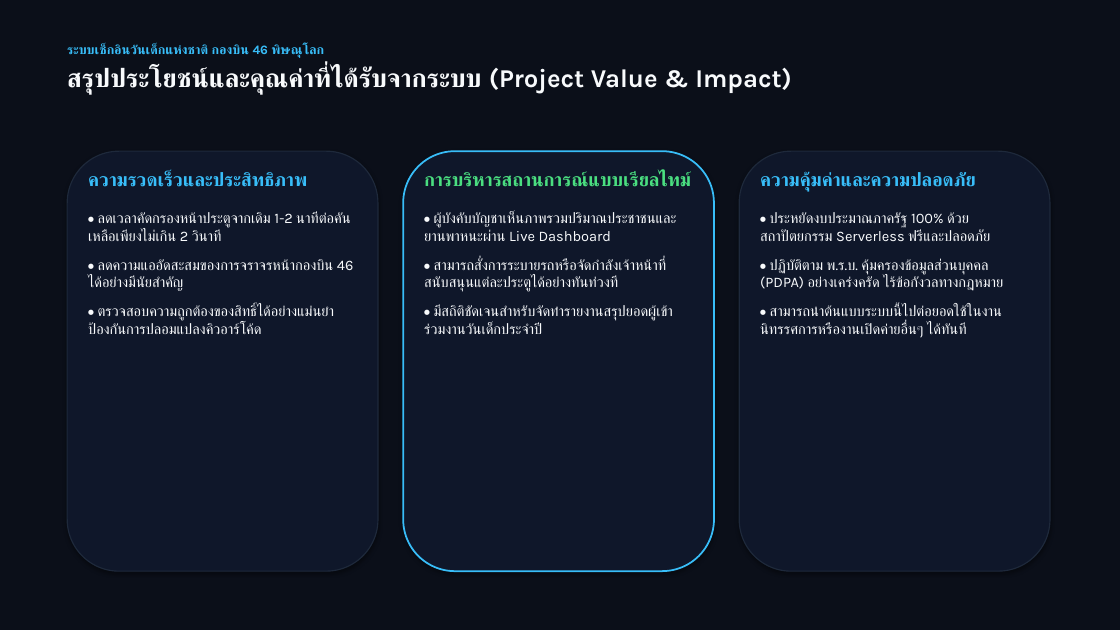
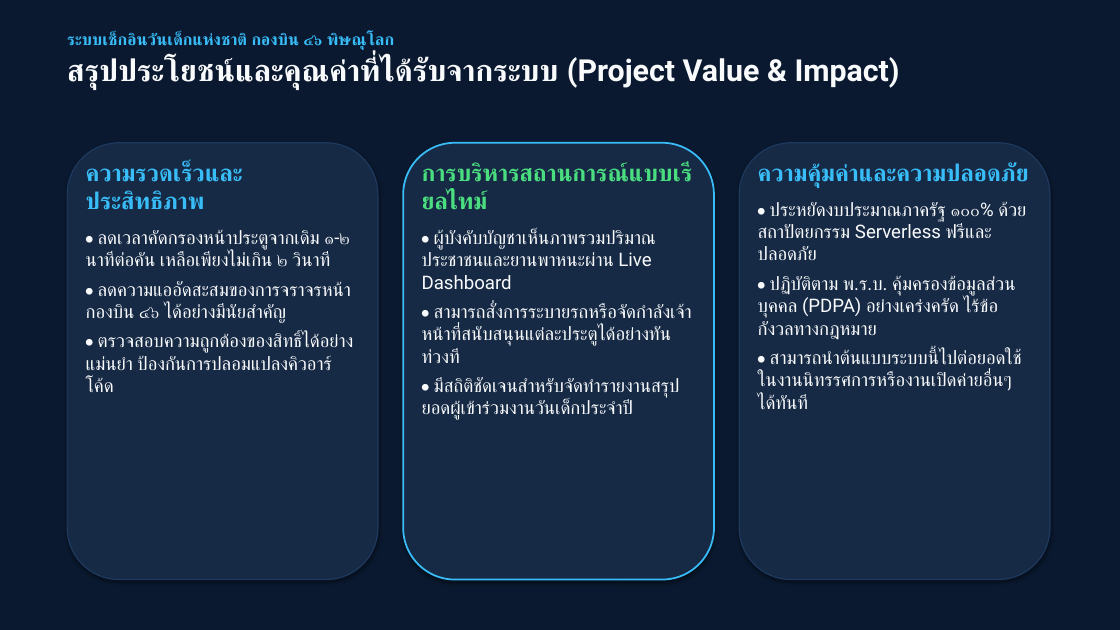
Before and after one commit to charkhrit/CDs-checkin-system, a slide deck: slide 9 of DOCs/CDs_Checkin_System_Presentation.pptx. Drawn at 1120x630 pixels with LibreOffice and Linux fonts; fonts in the diff are those of the drawing. Boxes give left, top, right and bottom in pixels: in the first picture for what was removed or moved away, otherwise in the second. Text is boxed around its words. In the diff, an @@ line names an element or a change of style, - is before the commit and + after.

Commit message:
Update docs and presentation to official TH SarabunPSK with high-res graphics and official formatting

```diff
--- a/DOCs/CDs_Checkin_System_Presentation.pptx
+++ b/DOCs/CDs_Checkin_System_Presentation.pptx
@@ background #0B0F19 to #0A192F @@
@@ text "ระบบเช็กอินวันเด็กแห่งชาติ กองบิน ๔๖ พิษณุโลก": place and size @@
-text "ระบบเช็กอินวันเด็กแห่งชาติ กองบิน ๔๖ พิษณุโลก" at (67,44,792,95)
+text "ระบบเช็กอินวันเด็กแห่งชาติ กองบิน ๔๖ พิษณุโลก" at (67,33,900,89)
@@ text at (67,33,395,51): text changed; size 11 to 14 pt; font Karla to Roboto @@
-ระบบเช็กอินวันเด็กแห่งชาติ กองบิน 46 พิษณุโลก
+ระบบเช็กอินวันเด็กแห่งชาติ กองบิน ๔๖ พิษณุโลก
@@ text at (67,57,900,89): size 22 to 26 pt, font Karla to Roboto in "สรุปประโยชน์และคุณค่าที่ได้รับจากระบบ (Project Value & Impac ..."; less space between paragraphs @@
@@ rounded rectangle: place and size @@
-rounded rectangle at (67,151,378,571)
+rounded rectangle at (67,143,378,580)
@@ rounded rectangle at (67,143,378,580): fill #0F172A to #172A45; outline #1E293B 1 pt to #1E3A5F 1 pt @@
@@ rounded rectangle: place and size @@
-rounded rectangle at (403,151,714,571)
+rounded rectangle at (403,143,714,580)
@@ rounded rectangle at (403,143,714,580): fill #0F172A to #172A45 @@
@@ rounded rectangle at (739,143,1050,580): fill #0F172A to #172A45; outline #1E293B 1 pt to #1E3A5F 1 pt @@
@@ rounded rectangle: place and size @@
-rounded rectangle at (739,151,1050,571)
+rounded rectangle at (739,143,1050,580)
@@ text at (86,162,354,392): size 16 to 20 pt in "ความรวดเร็วและประสิทธิภาพ"; font Karla to Roboto in "ความรวดเร็วและประสิทธิภาพ", "• ตรวจสอบความถูกต้องของสิทธิ์ได้อย่างแม่นยำ ป้องกันการปลอมแป ..."; size 12.5 to 16 pt in "• ตรวจสอบความถูกต้องของสิทธิ์ได้อย่างแม่นยำ ป้องกันการปลอมแป ..."; less space between paragraphs @@
@@ text "ความรวดเร็วและประสิทธิภาพ": place and size @@
-text "ความรวดเร็วและประสิทธิภาพ" at (88,172,353,334)
+text "ความรวดเร็วและประสิทธิภาพ" at (86,162,354,392)
@@ text "การบริหารสถานการณ์แบบเรียลไทม์": place and size @@
-text "การบริหารสถานการณ์แบบเรียลไทม์" at (424,172,691,334)
+text "การบริหารสถานการณ์แบบเรียลไทม์" at (422,162,692,420)
@@ text "การบริหารสถานการณ์แบบเรียลไทม์" at (422,162,692,420): size 16 to 20 pt in "การบริหารสถานการณ์แบบเรียลไทม์"; font Karla to Roboto; size 12.5 to 16 pt in "• ผู้บังคับบัญชาเห็นภาพรวมปริมาณประชาชนและยานพาหนะผ่าน Live  ...", "• สามารถสั่งการระบายรถหรือจัดกำลังเจ้าหน้าที่สนับสนุนแต่ละปร ...", "• มีสถิติชัดเจนสำหรับจัดทำรายงานสรุปยอดผู้เข้าร่วมงานวันเด็ก ..."; less space between paragraphs @@
@@ text at (758,162,1029,409): size 16 to 20 pt in "ความคุ้มค่าและความปลอดภัย"; font Karla to Roboto in "ความคุ้มค่าและความปลอดภัย", "• ปฏิบัติตาม พ.ร.บ. คุ้มครองข้อมูลส่วนบุคคล (PDPA) อย่างเคร่ ...", "• สามารถนำต้นแบบระบบนี้ไปต่อยอดใช้ในงานนิทรรศการหรืองานเปิดค ..."; size 12.5 to 16 pt in "• ปฏิบัติตาม พ.ร.บ. คุ้มครองข้อมูลส่วนบุคคล (PDPA) อย่างเคร่ ...", "• สามารถนำต้นแบบระบบนี้ไปต่อยอดใช้ในงานนิทรรศการหรืองานเปิดค ..."; less space between paragraphs @@
@@ text "ความคุ้มค่าและความปลอดภัย": place and size @@
-text "ความคุ้มค่าและความปลอดภัย" at (760,172,1003,338)
+text "ความคุ้มค่าและความปลอดภัย" at (758,162,1029,409)
@@ text at (770,201,1026,260): text changed; size 12.5 to 16 pt; font Karla to Roboto @@
-• ประหยัดงบประมาณภาครัฐ 100% ด้วยสถาปัตยกรรม Serverless ฟรีและปลอดภัย
+• ประหยัดงบประมาณภาครัฐ ๑๐๐% ด้วยสถาปัตยกรรม Serverless ฟรีและปลอดภัย
@@ text at (86,230,351,323): text changed; size 12.5 to 16 pt; font Karla to Roboto @@
-• ลดเวลาคัดกรองหน้าประตูจากเดิม 1-2 นาทีต่อคัน เหลือเพียงไม่เกิน 2 วินาที
-• ลดความแออัดสะสมของการจราจรหน้ากองบิน 46 ได้อย่างมีนัยสำคัญ
+• ลดเวลาคัดกรองหน้าประตูจากเดิม ๑-๒ นาทีต่อคัน เหลือเพียงไม่เกิน ๒ วินาที
+• ลดความแออัดสะสมของการจราจรหน้ากองบิน ๔๖ ได้อย่างมีนัยสำคัญ
```
Also in this commit, not shown: 9 other slides changed, 4 other files.
